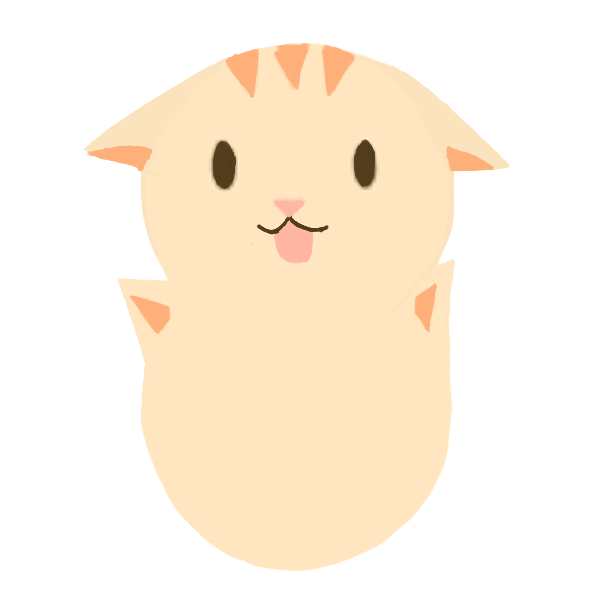
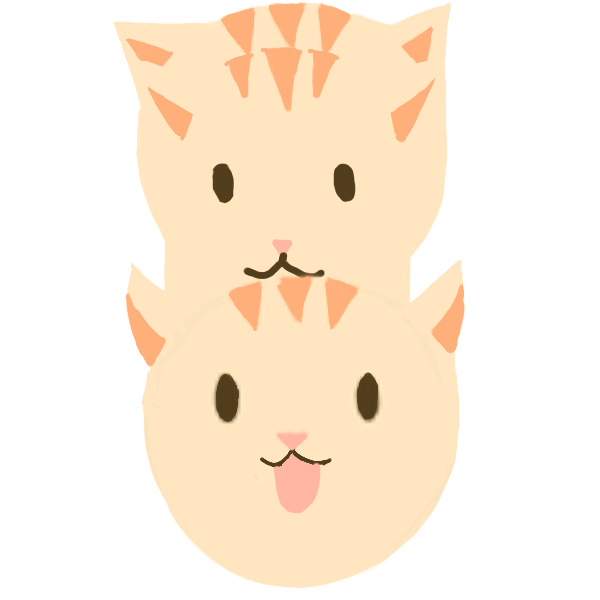
Layer changes from the first 600×600 image to the second:
renamed "Inserted Image" to "Layer 3", painted on it over (x1=83, y1=33, x2=510, y2=590)
painted on "Layer 2" over (x1=135, y1=46, x2=510, y2=477)
painted on "Layer 1" over (x1=106, y1=0, x2=471, y2=577)
